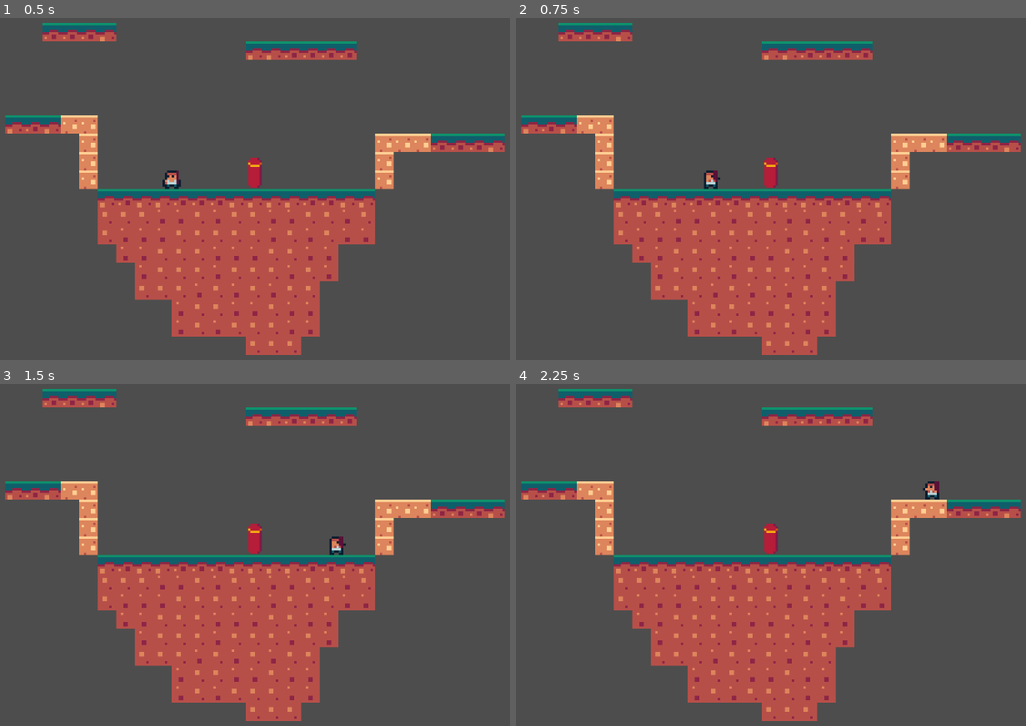
Above: before the commit, frames 1-4 (two rows, left to right).
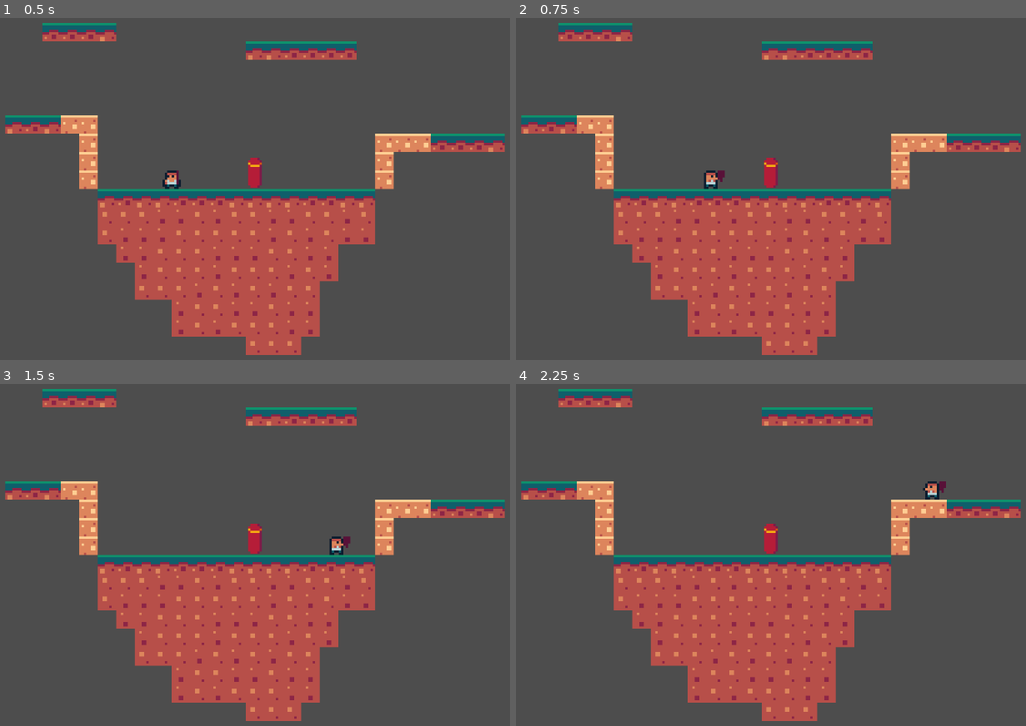
Above: after the commit, the same moments.

Repository: OllieBlomfield/zombie_game
Game: Godot game, scene res://scenes/levels/ollie_test_level.tscn
Two runs of this game, one before a commit and one after it. Both use one fixed random seed, a clock stepped at 60 frames per second and the inputs below.
Inputs:
- Up to frame 1 (0.5 s): no input
- Up to frame 2 (0.75 s): tap Enter at 0.5 s; hold D (right) from 0.53 s (still down); tap M (attack) at 0.6 s
- Up to frame 3 (1.5 s): keep holding D (right); tap Space (jump) at 0.77 s; tap M (attack) at 1.35 s
- Up to frame 4 (2.25 s): tap Space (jump) at 1.52 s; release D (right) at 2.03 s; hold A (left) from 2.03 s (still down); tap M (attack) at 2.1 s

Frame 1 is identical in both runs. In frame 2, less than 0.1% of the frame differs, in the area x 38-42%, y 44-48%; in frame 3, less than 0.1%; in frame 4, less than 0.1%.

Commit message:
added flash shader to punching bag

Diff:
--- a/graphics/weapons/mele_weapon_sprite_frames.tres
+++ b/graphics/weapons/mele_weapon_sprite_frames.tres
@@ -53,7 +53,7 @@
 }],
 "loop": false,
 "name": &"attack",
-"speed": 20.0
+"speed": 28.0
 }, {
 "frames": [{
 "duration": 1.0,
--- a/scenes/levels/ollie_test_level.tscn
+++ b/scenes/levels/ollie_test_level.tscn
@@ -80,7 +80,6 @@
 [sub_resource type="ShaderMaterial" id="ShaderMaterial_jkqgx"]
 shader = ExtResource("2_jkqgx")
 shader_parameter/flash_color = Color(1, 1, 1, 1)
-shader_parameter/flash_modifier = 0.0
 
 [sub_resource type="RectangleShape2D" id="RectangleShape2D_jkqgx"]
 size = Vector2(6, 13)
--- a/scripts/objects/punching_bag.gd
+++ b/scripts/objects/punching_bag.gd
@@ -1,6 +1,9 @@
 extends CharacterBody2D
 
 @onready var hurt_box: HurtBox = $HurtBox
+@onready var sprite_2d: Sprite2D = $Sprite2D
+
+var flash: bool = false
 
 func _ready() -> void:
 	hurt_box.received_damage.connect(_on_received_damage)
@@ -9,6 +12,14 @@
 # Called every frame. 'delta' is the elapsed time since the previous frame.
 func _process(delta: float) -> void:
 	pass
+	#set_instance_shader_parameter("flash_modifier",0.0)
+	if flash:
+		sprite_2d.set_instance_shader_parameter("flash_modifier",1.0)
+		flash = false
+	else:
+		sprite_2d.set_instance_shader_parameter("flash_modifier",0.0)
 
-func _on_received_damage():
-	set_instance_shader_parameter("flash_modifier",1.0)
+func _on_received_damage(damage):
+	print("IM HIT")
+	flash = true
+	#sprite_2d.set_instance_shader_parameter("flash_modifier",1.0)
--- a/shaders/flash.gdshader
+++ b/shaders/flash.gdshader
@@ -1,7 +1,7 @@
 shader_type canvas_item;
 
 uniform vec4 flash_color : source_color = vec4(1.0, 1.0, 1.0, 1.0);
-uniform float flash_modifier : hint_range(0.0, 1.0, 0.01) = 0.0;
+instance uniform float flash_modifier : hint_range(0.0, 1.0, 0.01) = 0.0;
 
 void fragment() {
     vec4 color = texture(TEXTURE, UV);
